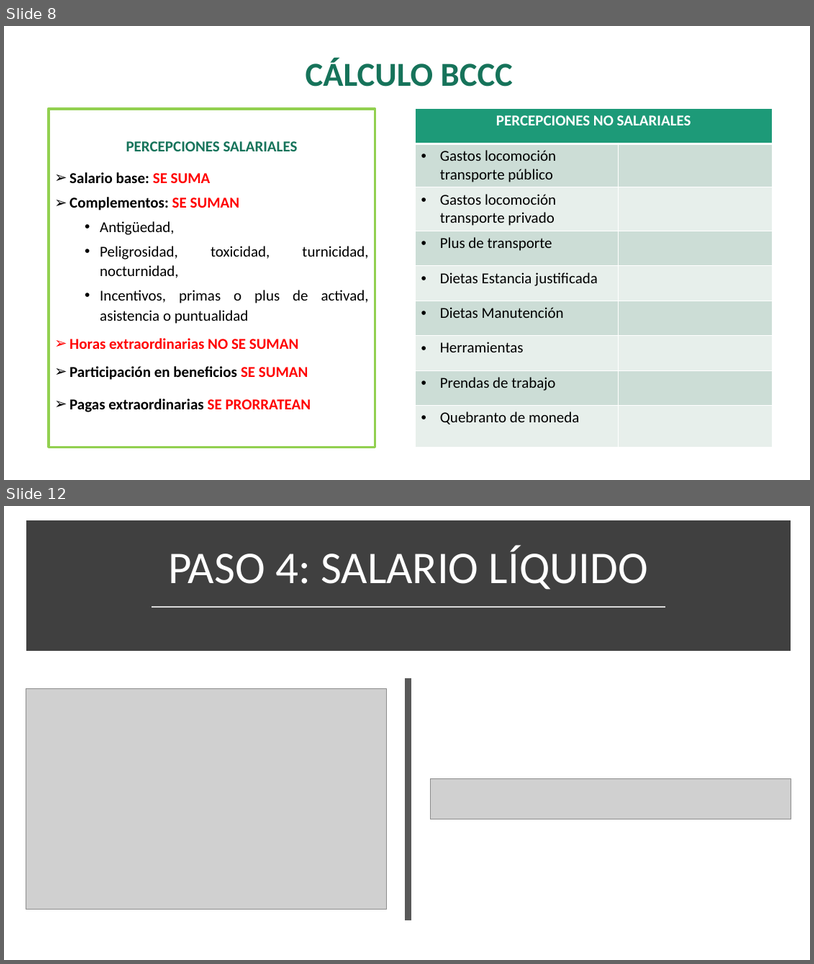
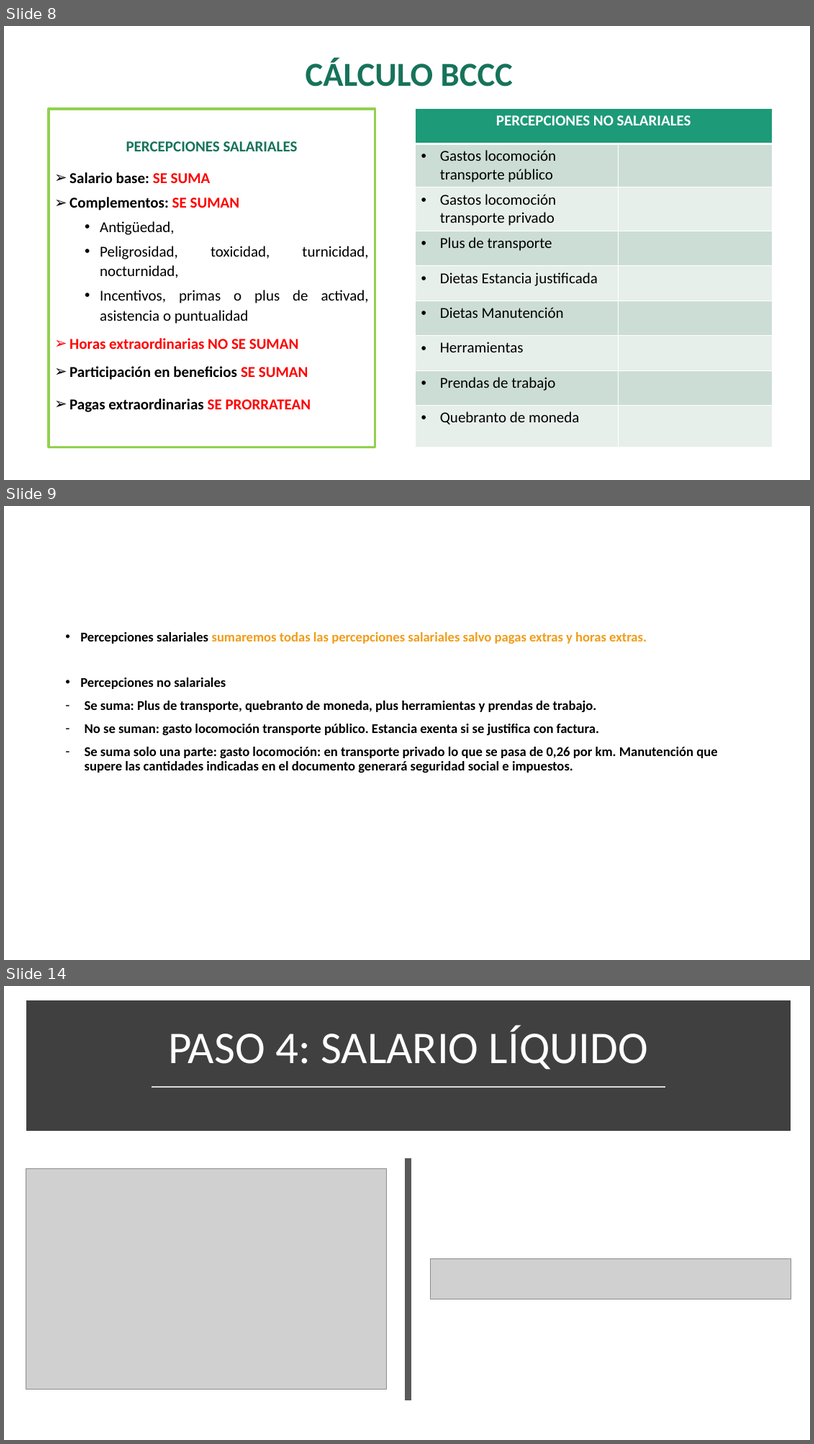
Before and after one commit to DiMaPaGa/daw1, a slide deck: PROGRAMACION/FOL/Tema 4 La nómina 2023.pptx. Shown one above the other, each under a label of ours: slides 8 and 12 before the commit, slides 8, 9 and 14 after it; the slides between them are not shown. The pictures are 814x964 and 814x1444 pixels, drawn with LibreOffice and Linux fonts; fonts in the diff are those of the drawing; grey boxes stand for pictures. Boxes give left, top, right and bottom in pixels: in the first picture for what was removed or moved away, otherwise in the second. Text is boxed around its words. In the diff, an @@ line names an element or a change of style, - is before the commit and + after.

```diff
--- a/PROGRAMACION/FOL/Tema 4 La nómina 2023.pptx
+++ b/PROGRAMACION/FOL/Tema 4 La nómina 2023.pptx
@@ slide 9 added at (4, 506, 810, 960), background #FFFFFF @@
@@ text added at (80, 632, 718, 772), 16 pt, text #000000, bold @@
+• Percepciones salariales sumaremos todas las percepciones salariales salvo pagas extras y horas extras.
+• Percepciones no salariales
+– Se suma: Plus de transporte, quebranto de moneda, plus herramientas y prendas de trabajo.
+– No se suman: gasto locomoción transporte público. Estancia exenta si se justifica con factura.
+– Se suma solo una parte: gasto locomoción: en transporte privado lo que se pasa de 0,26 por km. Manutención que supere las cantidades indicadas en el documento generará seguridad social e impuestos.
@@ what was slide 12 is now slide 14 @@
```
Also in this commit, not shown: 6 slides changed, 1 other slide added, 30 other files.
